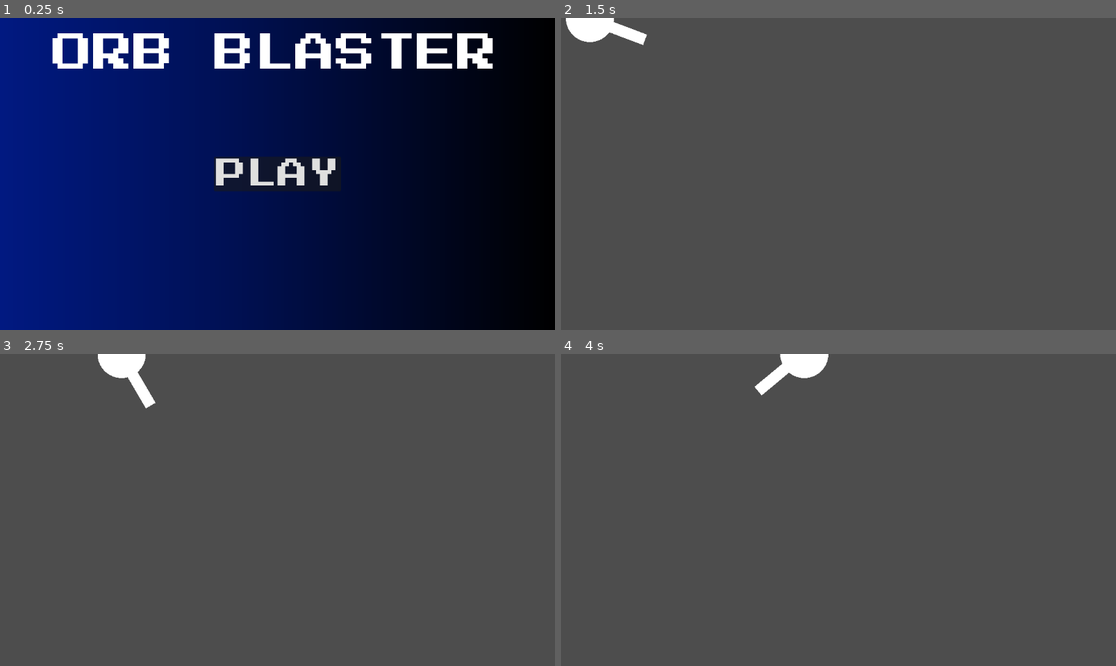
Above: before the commit, frames 1-4 (two rows, left to right).
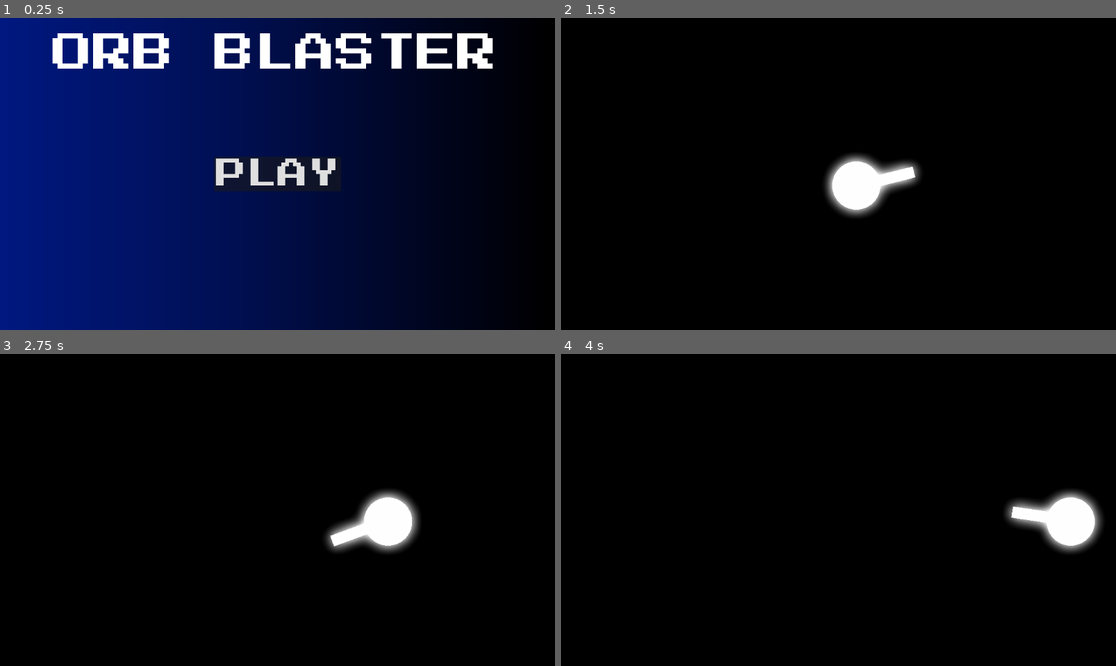
Above: after the commit, the same moments.

Repository: CodeOS99/OrbBlast
Game: Godot game, scene res://scenes/main_menu.tscn
Two runs of this game, one before a commit and one after it. Both use one fixed random seed, a clock stepped at 60 frames per second and the inputs below.
Inputs (mouse positions are in pixels of both pictures, inside the frame that each line leads up to):
- Up to frame 1 (0.25 s): no input
- Up to frame 2 (1.5 s): click "PLAY" at 0.5 s; tap Enter at 1.25 s; move the mouse to (960, 158) at 1.27 s; hold D (right) from 1.28 s (still down); tap Shift at 1.35 s; click (960, 158) at 1.42 s
- Up to frame 3 (2.75 s): release D (right) at 2 s; drag from (166, 525) to (249, 572) at 2.02 s
- Up to frame 4 (4 s): tap Space at 2.75 s; move the mouse to (894, 441) at 2.77 s; hold D (right) 2.78-3.5 s; tap Shift at 2.85 s; drag from (810, 572) to (672, 463) at 3.52 s

The runs differ from the first frame. In frame 2, 100% of the frame differs, in the area x 0-100%, y 0-100%; in frame 3, 100%; in frame 4, 100%.

Commit message:
Added glow around player

Diff:
--- a/project.godot
+++ b/project.godot
@@ -59,3 +59,4 @@
 rendering_device/driver.windows="d3d12"
 renderer/rendering_method="gl_compatibility"
 renderer/rendering_method.mobile="gl_compatibility"
+viewport/hdr_2d=true
--- a/scenes/main_game_area.tscn
+++ b/scenes/main_game_area.tscn
@@ -2,6 +2,37 @@
 
 [ext_resource type="PackedScene" uid="uid://gdq6ldvr71hf" path="res://scenes/player.tscn" id="1_uvw88"]
 
+[sub_resource type="Environment" id="Environment_uvw88"]
+background_mode = 3
+background_energy_multiplier = 5.3
+glow_enabled = true
+
 [node name="MainGameArea" type="Node2D" unique_id=1814820045]
 
+[node name="WorldEnvironment" type="WorldEnvironment" parent="." unique_id=1493715710]
+environment = SubResource("Environment_uvw88")
+
+[node name="CanvasLayer" type="CanvasLayer" parent="." unique_id=1725849973]
+layer = -1
+
+[node name="Control" type="Control" parent="CanvasLayer" unique_id=2016157015]
+layout_mode = 3
+anchors_preset = 15
+anchor_right = 1.0
+anchor_bottom = 1.0
+grow_horizontal = 2
+grow_vertical = 2
+
+[node name="ColorRect" type="ColorRect" parent="CanvasLayer/Control" unique_id=1974399918]
+layout_mode = 1
+anchors_preset = 15
+anchor_right = 1.0
+anchor_bottom = 1.0
+grow_horizontal = 2
+grow_vertical = 2
+size_flags_horizontal = 3
+size_flags_vertical = 3
+color = Color(0, 0, 0, 1)
+
 [node name="Player" parent="." unique_id=1558905933 instance=ExtResource("1_uvw88")]
+position = Vector2(553, 348)
--- a/scenes/player.tscn
+++ b/scenes/player.tscn
@@ -3,6 +3,8 @@
 [ext_resource type="Script" uid="uid://1nxdvmnbplfo" path="res://addons/2d_shapes/shapes/Ellipse.gd" id="1_3vyb7"]
 [ext_resource type="Script" uid="uid://dru0g23r04wqj" path="res://scripts/player.gd" id="1_g2els"]
 [ext_resource type="Script" uid="uid://cqmf7u8b7l1yx" path="res://addons/2d_shapes/shapes/Rectangle.gd" id="3_qhqgy"]
+
+[sub_resource type="ShaderMaterial" id="ShaderMaterial_qlg0r"]
 
 [sub_resource type="CircleShape2D" id="CircleShape2D_3vyb7"]
 radius = 50.0
@@ -11,10 +13,13 @@
 script = ExtResource("1_g2els")
 
 [node name="Ellipse" type="Node2D" parent="." unique_id=1046519470]
+material = SubResource("ShaderMaterial_qlg0r")
 script = ExtResource("1_3vyb7")
+fill_color = Color(4.9172873, 4.9172873, 4.9172873, 1)
 metadata/_custom_type_script = "uid://1nxdvmnbplfo"
 
 [node name="CollisionShape2D" type="CollisionShape2D" parent="." unique_id=201059401]
+visible = false
 shape = SubResource("CircleShape2D_3vyb7")
 
 [node name="Pivot" type="Node2D" parent="." unique_id=449955479]
@@ -24,4 +29,5 @@
 script = ExtResource("3_qhqgy")
 size = Vector2(23.231598, 100)
 corner_radius = 0.0
+fill_color = Color(4.917, 4.917, 4.917, 1)
 metadata/_custom_type_script = "uid://cqmf7u8b7l1yx"
Empty file added: shaders/glow.gdshader
Not shown, added: shaders/glow.gdshader.uid
